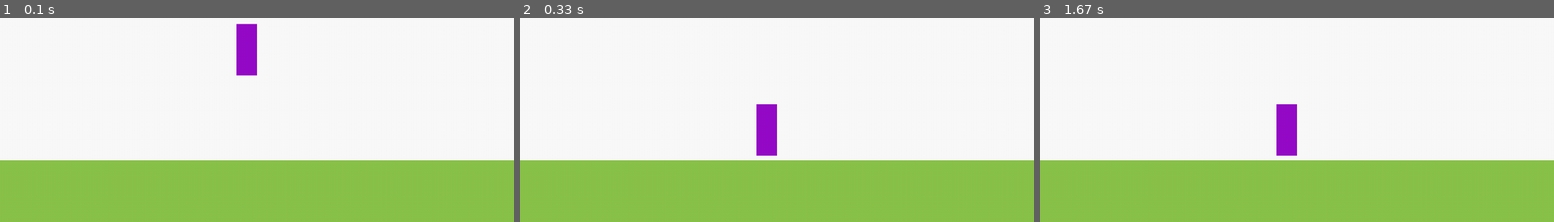
Above: before the commit, frames 1-3 (left to right).
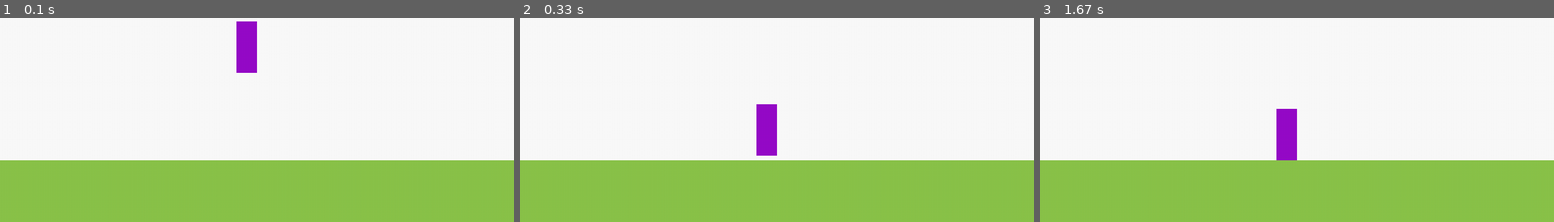
Above: after the commit, the same moments.

Repository: grigoriy835/sandbox
Game: pygame game, started from maverik_game/run.py
Same seed, same stepped clock (60 frames per second), same inputs: the game is played once before the commit and once after it.
Inputs (mouse positions are in pixels of both pictures, inside the frame that each line leads up to):
- Up to frame 1 (0.1 s): no input
- Up to frame 2 (0.33 s): no input
- Up to frame 3 (1.67 s): hold Space 0.33-0.8 s; hold Right 0.33-0.8 s; move the mouse to (1276, 81) at 0.37 s

The runs differ from the first frame. In frame 1, 0.1% of the frame differs, in the area x 46-50%, y 1-29%; in frame 2, nothing differs; in frame 3, 0.2%, in the area x 46-50%, y 42-70%.

Commit message:
pygames shit

Diff:
--- a/maverik_game/game_objects/Player.py
+++ b/maverik_game/game_objects/Player.py
@@ -30,16 +30,20 @@
             self.speed[1] -= 10
             self.can_jump = False
 
+    def jump_stop(self):
+        self.speed[1] = 0
+        self.can_jump = True
+
     def move_up(self, dir):
         self.speed[1] = dir
 
     def move_stop(self):
         self.speed[0] = 0
-        self.speed[1] = 0
 
     def update(self, *args):
-        if self.rect.bottom < self.world.rect.top - 9:
-            self.speed[0] += self.acc[0]
-            self.speed[1] += self.acc[1]
-            newpos = self.rect.move(self.speed)
-            self.rect = newpos
+        newpos = self.rect.move(self.speed)
+        if newpos.bottom > self.world.rect.top:
+            newpos.bottom = self.world.rect.top
+        self.rect = newpos
+        self.speed[0] += self.acc[0]
+        self.speed[1] += self.acc[1]
--- a/maverik_game/run.py
+++ b/maverik_game/run.py
@@ -44,8 +44,15 @@
             if event.type == pygame.QUIT:
                 going = False
             if event.type == KEYDOWN:
-                if event.key == 0:
-                    going = False
+                if event.key == 32:
+                    player.jump()
+                if event.key == 276:
+                    player.move_up(-3)
+                if event.key == 275:
+                    player.move_up(3)
+            if event.type == KEYUP:
+                if event.key == 276 or event.key == 275:
+                    player.move_stop()
 
         allsprites.update()
 
